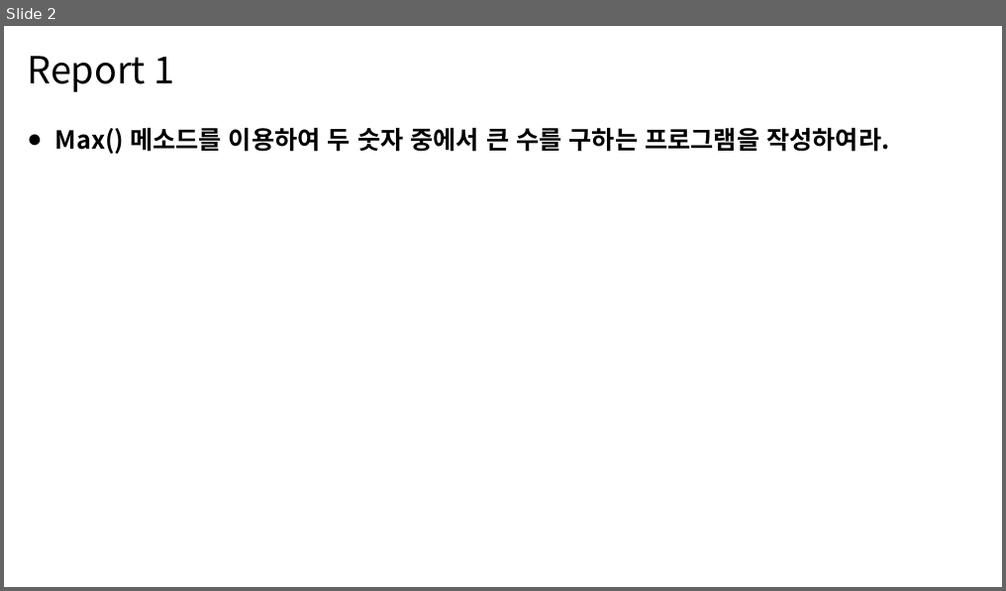
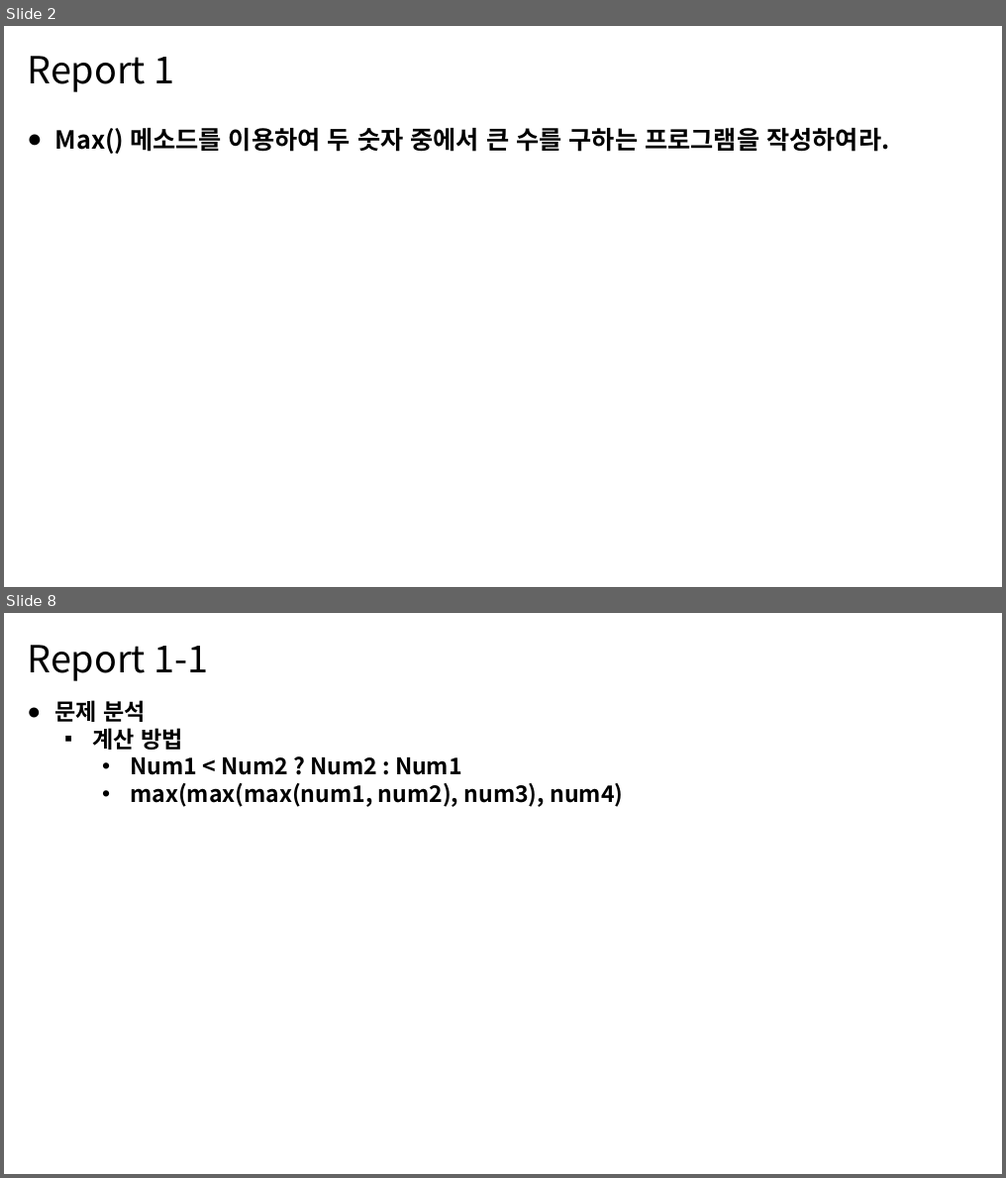
Before and after one commit to MDR-Evan/KBU-ProgrammingLanguageUtilization1, a slide deck: [과제]/[12주차]/12차-김진용-2301111.pptx. Shown one above the other, each under a label of ours: slide 2 before the commit, slides 2 and 8 after it; the slides between them are not shown. The pictures are 1006x591 and 1006x1178 pixels, drawn with LibreOffice and Linux fonts; fonts in the diff are those of the drawing. Boxes give left, top, right and bottom in pixels: in the first picture for what was removed or moved away, otherwise in the second. Text is boxed around its words. In the diff, an @@ line names an element or a change of style, - is before the commit and + after.

```diff
--- a/[과제]/[12주차]/12차-김진용-2301111.pptx
+++ b/[과제]/[12주차]/12차-김진용-2301111.pptx
@@ slide 8 added at box(4, 613, 1002, 1174), background #FFFFFF @@
@@ text added at box(27, 645, 209, 681), 36 pt, text #000000 @@
+Report 1-1
@@ text added at box(55, 700, 623, 807), 22 pt, text #000000, bold @@
+● 문제 분석
+  ▪ 계산 방법
+    • Num1 < Num2 ? Num2 : Num1
+    • max(max(max(num1, num2), num3), num4)
```
Also in this commit, not shown: 3 slides changed, 11 other slides added, 6 slides removed, 2 other files.
